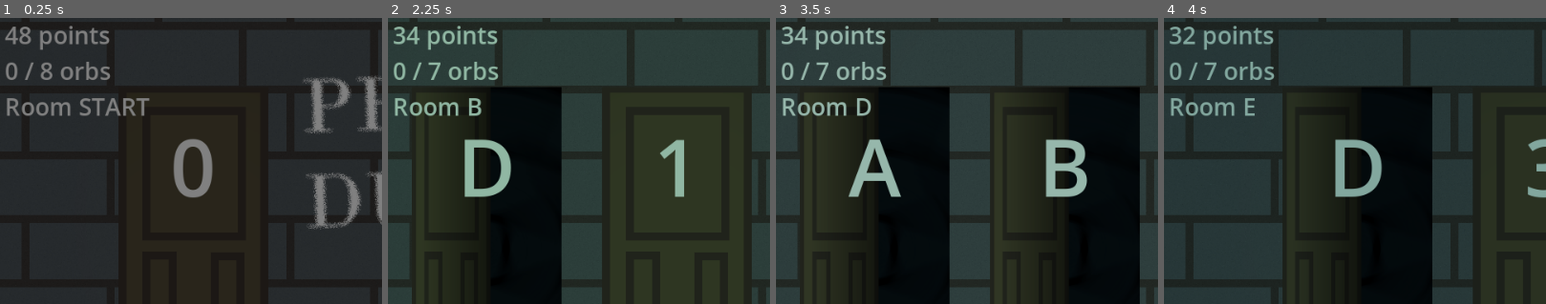
Above: before the commit, frames 1-4 (left to right).
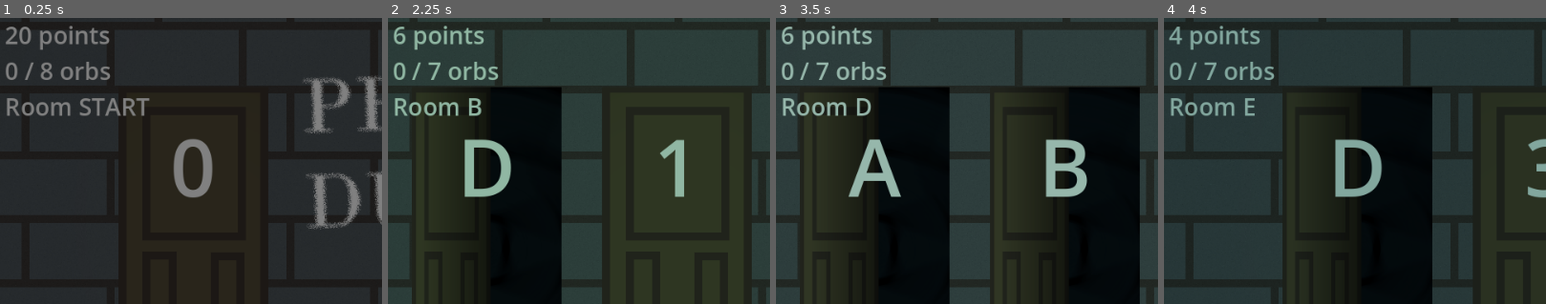
Above: after the commit, the same moments.

Repository: DasParijat/Prims-Dungeon
Game: Godot game, scene res://Game/game.tscn
Two runs of this game, one before a commit and one after it. Both use one fixed random seed, a clock stepped at 60 frames per second and the inputs below.
Inputs:
- Up to frame 1 (0.25 s): no input
- Up to frame 2 (2.25 s): click "efef" at 0.5 s; click "efef" at 1.25 s; click "efef" at 2 s
- Up to frame 3 (3.5 s): click "efef" at 2.75 s
- Up to frame 4 (4 s): click "efef" at 3.5 s
The pictures show only the part of the screen within x 0-50%, y 1-51%; the shares and areas given below are measured in that part.

The runs differ from the first frame. In frame 1, 0.2% of the frame differs, in the area x 1-9%, y 3-10%; in frame 2, 0.9%; in frame 3, 0.9%; in frame 4, 1.0%, in the area x 1-29%, y 2-34%.

Commit message:
Fixed prim_mst class, now properly calculates accurate MST

Diff:
--- a/Game/game.gd
+++ b/Game/game.gd
@@ -100,13 +100,14 @@
 
 	GRH.orbs_found = 0
 	GRH.points = PrimMST.new().calculate_mst(rooms_array, doors_array)
-	if GRH.points == 0:
-		GRH.points = randi_range(3, 5) * doors_array.size() # free points for Prim failing
+	if GRH.points <= 0:
+		printerr("Game / PrimMST: GIVEN <= 0 POINTS FROM MST CLASS. FREE POINTS AWARDED")
+		GRH.points = randi_range(3, 5) * doors_array.size()
 
 	cur_room = start_room
 	load_room(cur_room)
 
-func _process(delta: float) -> void:
+func _process(delta : float) -> void:
 	# process solely for handling input
 	if Input.is_action_just_pressed("reset") and cur_room.letter_id != "START":
 		start_game(rooms_array[0])
--- a/Game/prim_mst.gd
+++ b/Game/prim_mst.gd
@@ -1,8 +1,8 @@
 extends Node
 class_name PrimMST
 
-# Function to calculate the total weight of the MST using Prim's Algorithm
 func calculate_mst(rooms_array: Array[Room], doors_array: Array[Door]) -> int:
+	## Calculates the total weight of the MST using Prim's Algorithm
 	var total_weight = 0
 	var visited_rooms = {}
 	var priority_queue = []
@@ -15,10 +15,10 @@
 		if door.room1 == rooms_array[0] or door.room2 == rooms_array[0]:
 			priority_queue.append(door)
 
-	# Sort the priority queue by door cost (ascending order)
-	priority_queue.sort_custom(Callable(self, "_compare_door_cost"))
+	while priority_queue.size() > 0:
+		# Sort the priority queue initially
+		priority_queue.sort_custom(Callable(self, "_compare_door_cost"))
 
-	while priority_queue.size() > 0:
 		# Get the door with the smallest cost
 		var current_door = priority_queue.pop_front()
 
@@ -38,14 +38,12 @@
 
 			# Add all doors connected to the new room to the priority queue
 			for door in doors_array:
-				if (door.room1 == next_room or door.room2 == next_room) and not visited_rooms.has(door.room1) and not visited_rooms.has(door.room2):
+				if door.room1 == next_room or door.room2 == next_room:
 					priority_queue.append(door)
-
-			# Sort the priority queue again
-			priority_queue.sort_custom(Callable(self, "_compare_door_cost"))
 
 	return total_weight
 
-# Helper function to compare door costs
-func _compare_door_cost(a: Door, b: Door) -> int:
-	return a.cost - b.cost
+
+func _compare_door_cost(a: Door, b: Door) -> bool:
+	## Helper function to compare door costs
+	return (a.cost - b.cost) < 0
Not shown, changed: README.md
